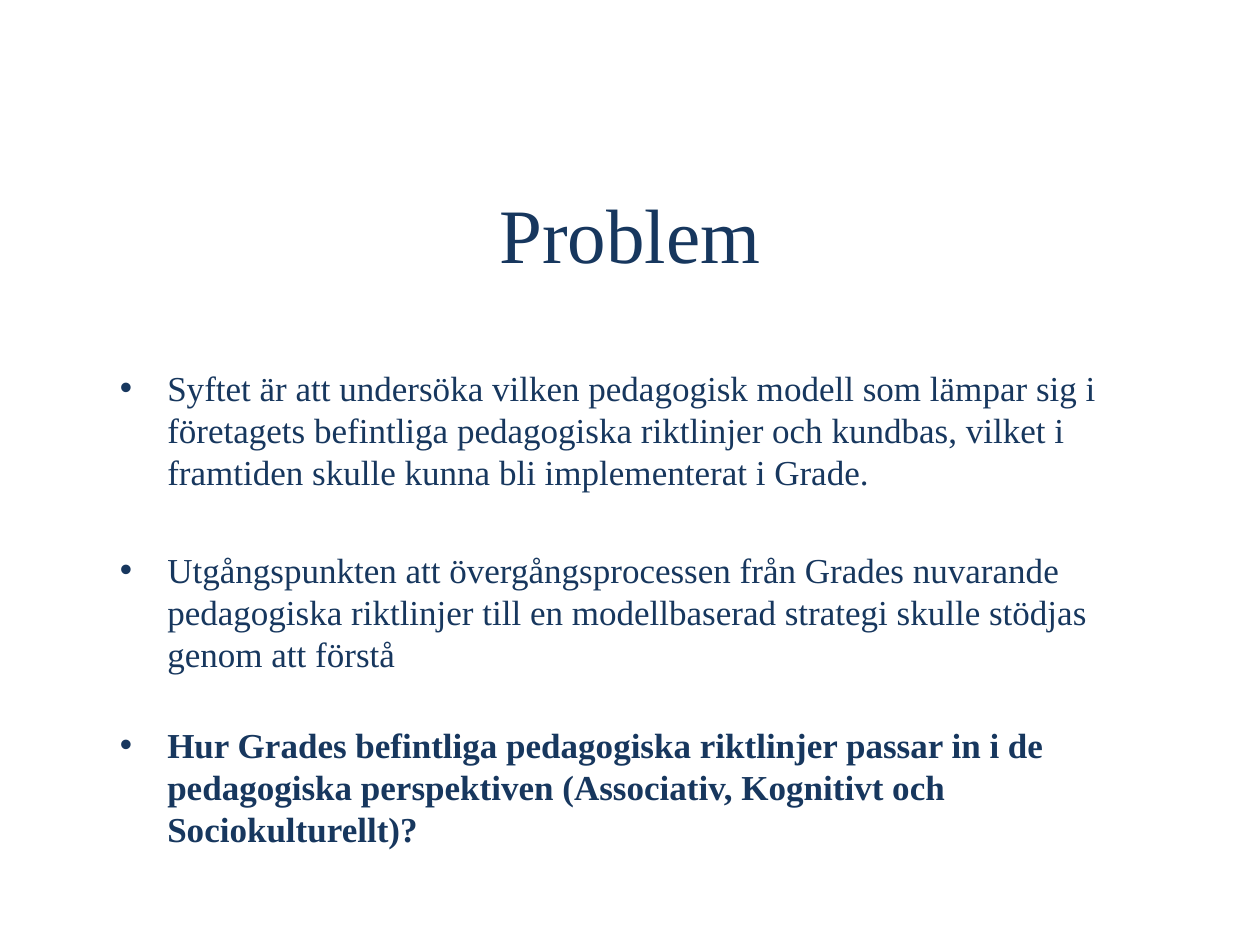
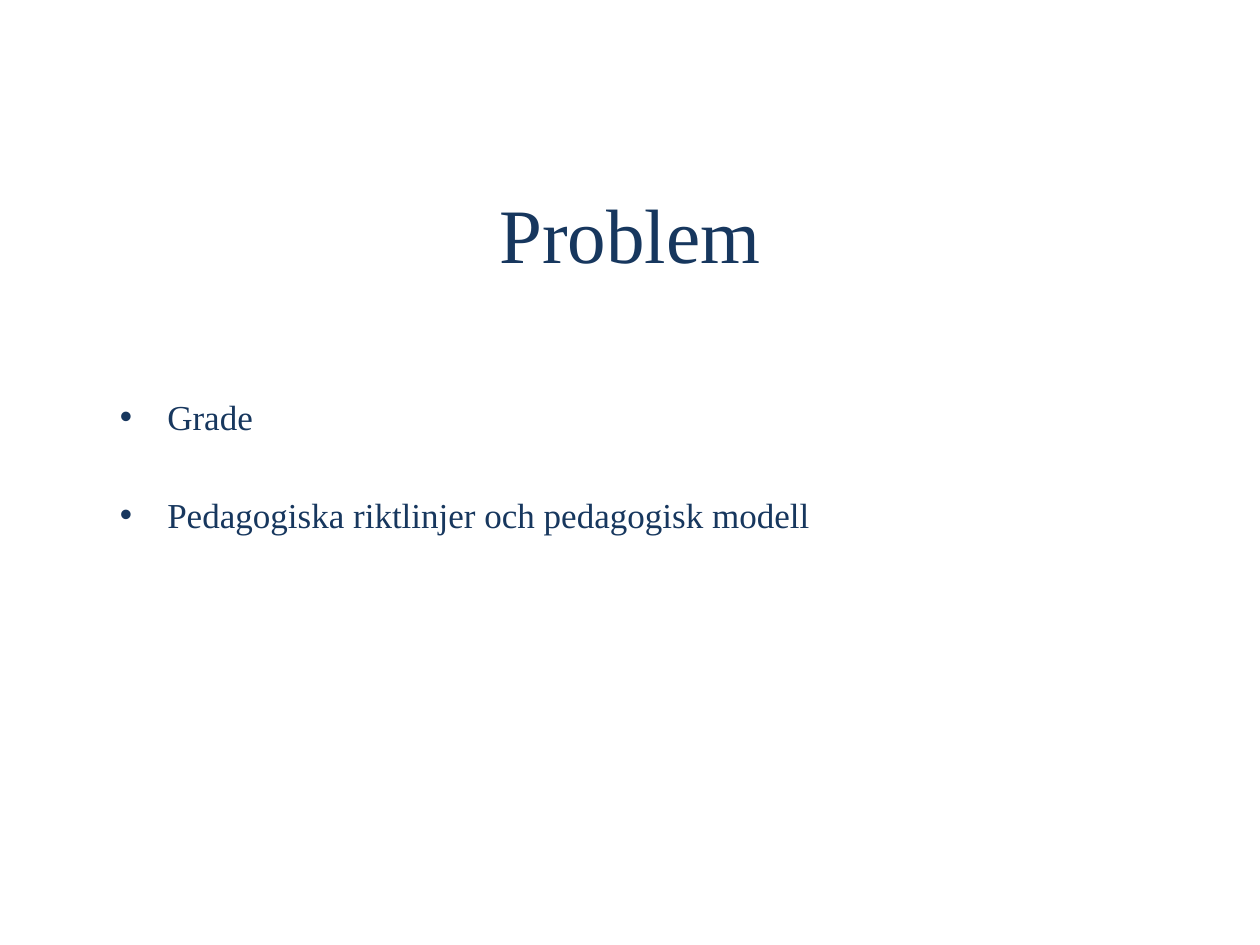
Before and after one commit to OliviaImner/thesis_document, a slide deck: slide 3 of Thesis/Presentation.pptx. Drawn at 1260x945 pixels with LibreOffice and Linux fonts; fonts in the diff are those of the drawing. Boxes give left, top, right and bottom in pixels: in the first picture for what was removed or moved away, otherwise in the second. Text is boxed around its words. In the diff, an @@ line names an element or a change of style, - is before the commit and + after.

```diff
--- a/Thesis/Presentation.pptx
+++ b/Thesis/Presentation.pptx
@@ text at <box>167,405,809,535</box>: text changed @@
-• Syftet är att undersöka vilken pedagogisk modell som lämpar sig i företagets befintliga pedagogiska riktlinjer och kundbas, vilket i framtiden skulle kunna bli implementerat i Grade.
-• Utgångspunkten att övergångsprocessen från Grades nuvarande pedagogiska riktlinjer till en modellbaserad strategi skulle stödjas genom att förstå
-• Hur Grades befintliga pedagogiska riktlinjer passar in i de pedagogiska perspektiven (Associativ, Kognitivt och Sociokulturellt)?
+• Grade
+• Pedagogiska riktlinjer och pedagogisk modell
```
Also in this commit, not shown: 5 other slides changed, 5 slides added, 5 slides removed.
